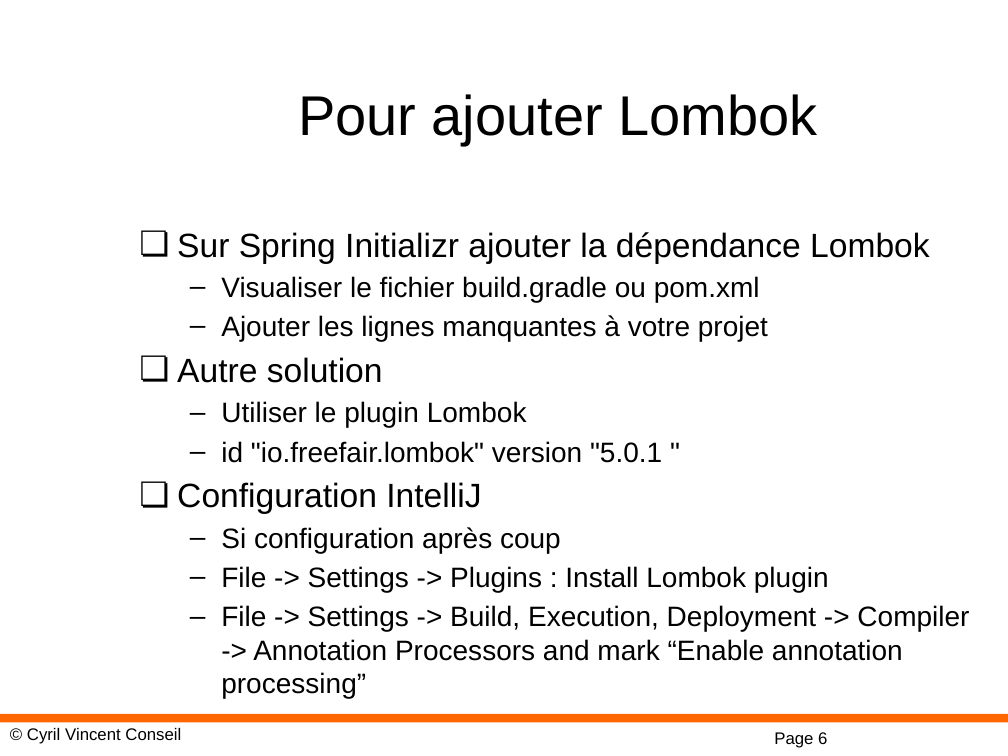
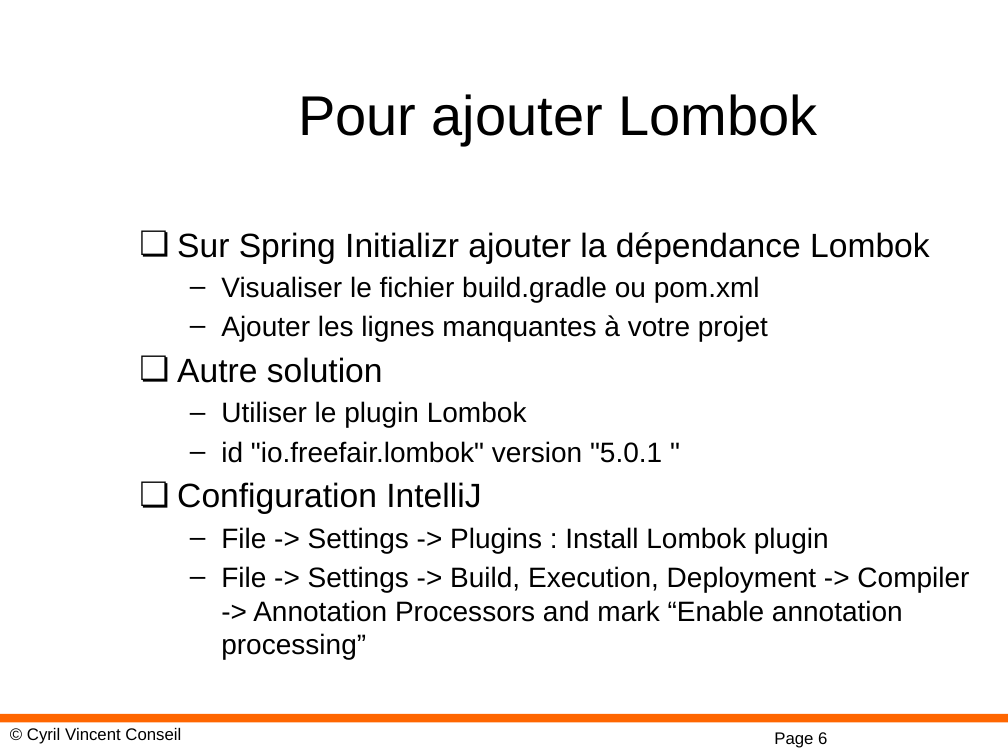
Before and after one commit to cyrilvincent/spring, a slide deck: slide 6 of ppt/05-Lombok.pptx. Drawn at 1008x756 pixels with LibreOffice and Linux fonts; fonts in the diff are those of the drawing; background and template pictures are left out. Boxes give left, top, right and bottom in pixels: in the first picture for what was removed or moved away, otherwise in the second. Text is boxed around its words. In the diff, an @@ line names an element or a change of style, - is before the commit and + after.

```diff
--- a/ppt/05-Lombok.pptx
+++ b/ppt/05-Lombok.pptx
@@ text at [221, 527, 561, 553]: paragraph removed @@
-  – Si configuration après coup
```
Also in this commit, not shown: 6 other files.
